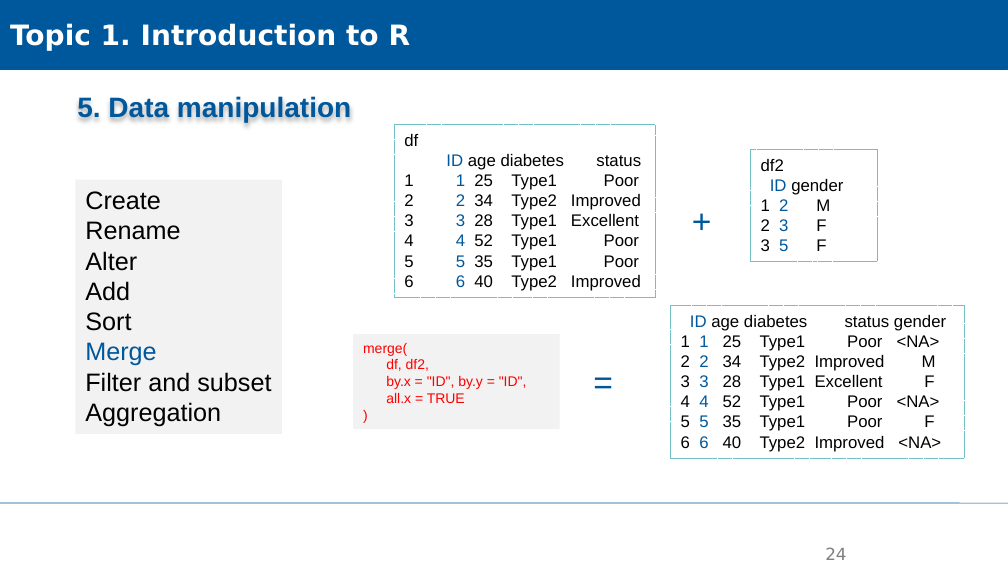
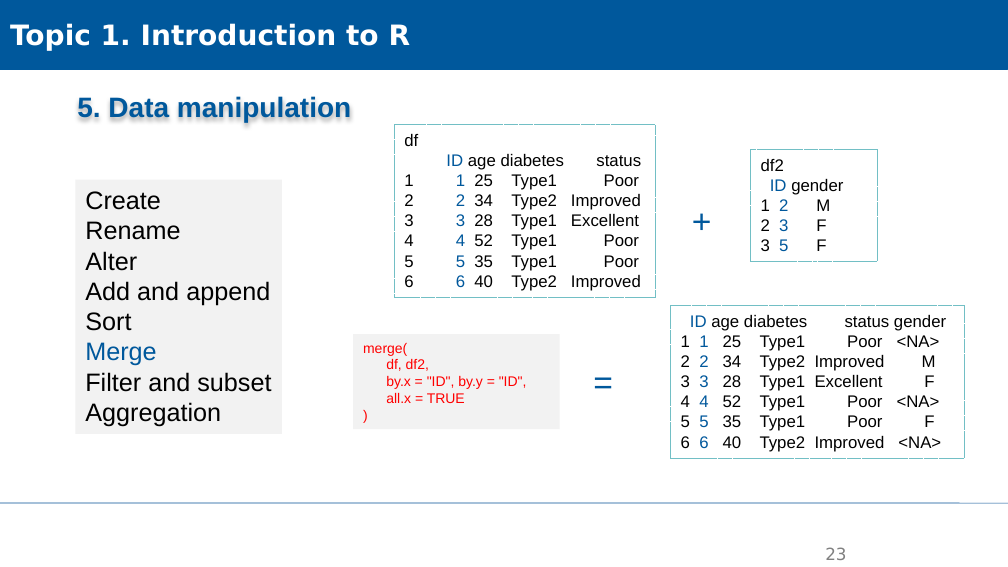
Before and after one commit to XiaoxiangGuanGFZ/FloodRiskSeminar, a slide deck: slide 23 of slides/FRS_exercise_R.pptx (slide 24 before the commit). Drawn at 1008x567 pixels with LibreOffice and Linux fonts; fonts in the diff are those of the drawing; background and template pictures are left out. Boxes give left, top, right and bottom in pixels: in the first picture for what was removed or moved away, otherwise in the second. Text is boxed around its words. In the diff, an @@ line names an element or a change of style, - is before the commit and + after.

```diff
--- a/slides/FRS_exercise_R.pptx
+++ b/slides/FRS_exercise_R.pptx
@@ text in rectangle at <box>85,281,270,306</box>: text changed @@
-Add
+Add and append
@@ page number at <box>825,547,846,560</box>: text changed @@
-24
+23
```
Also in this commit, not shown: 8 other slides changed, 1 slide removed, 1 other file.
